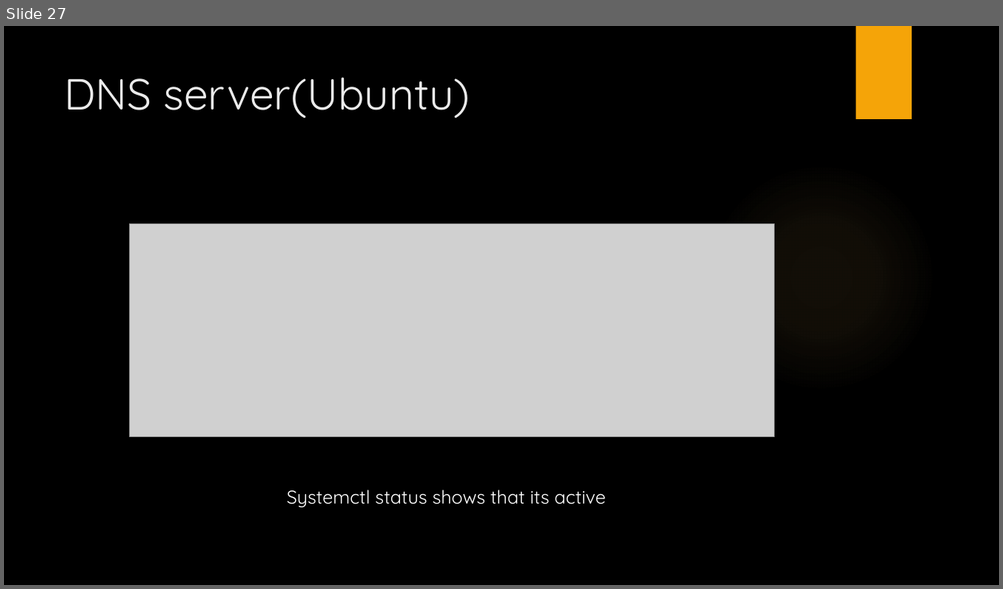
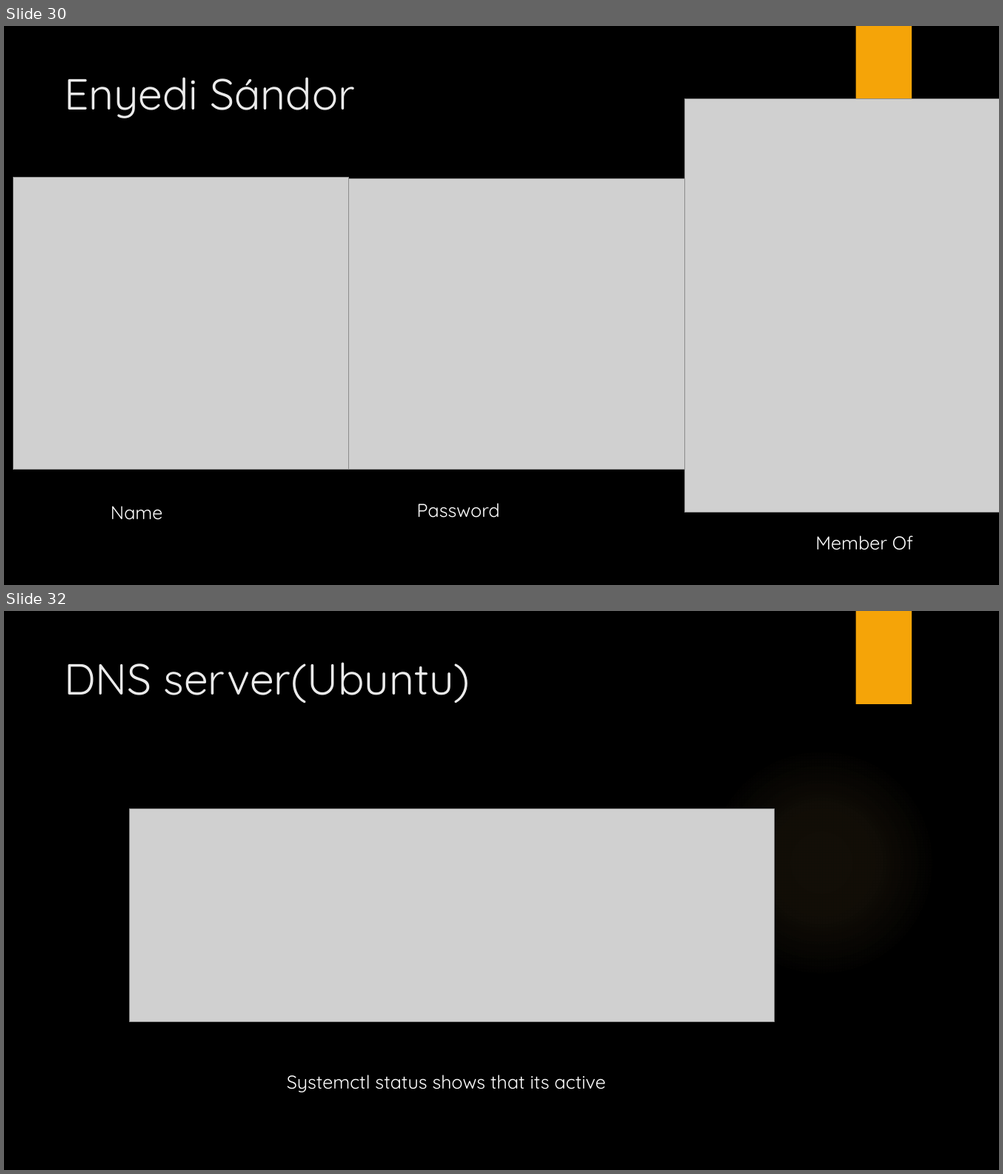
Before and after one commit to LajkaK2006/BorsodNet, a slide deck: BorsodNet.pptx. Shown one above the other, each under a label of ours: slide 27 before the commit, slides 30 and 32 after it; the slides between them are not shown. The pictures are 1003x589 and 1003x1174 pixels, drawn with LibreOffice and Linux fonts; fonts in the diff are those of the drawing; grey boxes stand for pictures; background and template pictures are left out. Boxes give left, top, right and bottom in pixels: in the first picture for what was removed or moved away, otherwise in the second. Text is boxed around its words. In the diff, an @@ line names an element or a change of style, - is before the commit and + after.

```diff
--- a/BorsodNet.pptx
+++ b/BorsodNet.pptx
@@ slide 30 added at box(4, 26, 999, 585), background picture (left out); not listed: 1 template element that a slide beside it also shows @@
@@ title added at box(64, 77, 354, 118), 42 pt, text #EBEBEB @@
+Enyedi Sándor
@@ picture added at box(685, 99, 999, 512) @@
@@ picture added at box(13, 177, 349, 470) @@
@@ picture added at box(349, 178, 685, 470) @@
@@ text added at box(111, 506, 163, 520), 18 pt, text #FFFFFF @@
+Name
@@ text added at box(417, 503, 500, 518), 18 pt, text #FFFFFF @@
+Password
@@ text added at box(815, 536, 913, 551), 18 pt, text #FFFFFF @@
+Member Of
@@ what was slide 27 is now slide 32 @@
```
Also in this commit, not shown: 2 slides changed, 4 other slides added.
